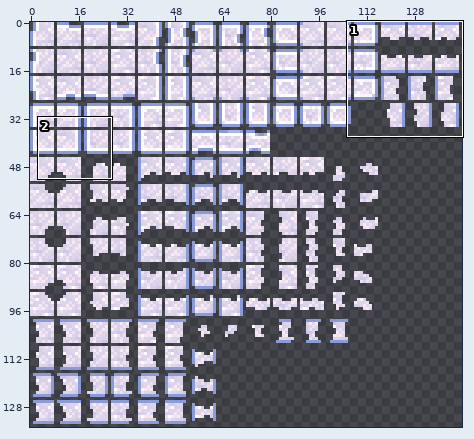
Sprite sheet: Content/SaltFlats/Tiles/Salt/SaltBlockReflectiveMap.png. The first picture is a wide view before the edit; the outline marks the close-up.
Close-up. Old version:
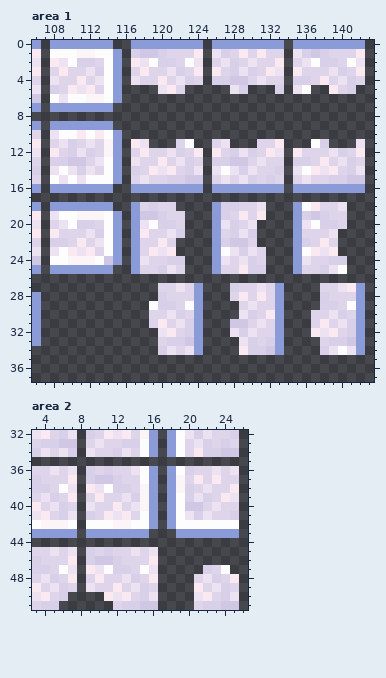
The file is 288x270 pixels, drawn in blocks of 2x2; one block is one cell here. Shown: area 1: x 106..143, y 0..37; area 2: x 3..26, y 32..51. The commit also changed other parts of the picture, which this record leaves out.
And afterwards:
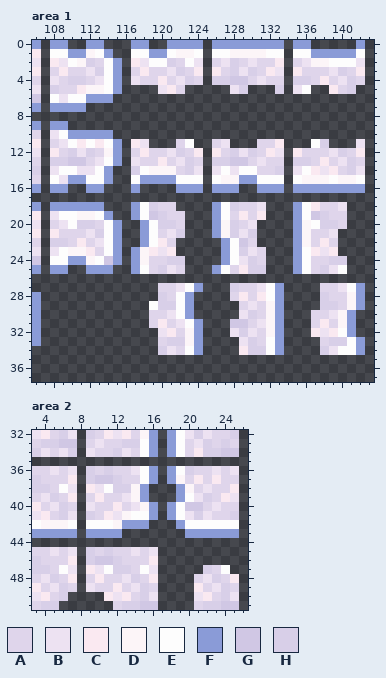
Palette (. is transparent): A #dfd5eb  B #ede2f2  C #fae9f1  D #fcf5f8  E #fdfdfd  F #8a9bd7  G #d0c7e4  H #d8cfe8
Edits made:
--- area 1
@@ x 106..143 @@
- 0 F.FFFFFFF..FFFFFFFF.FFFFFFFF.FFFFFFFF.
- 1 C.EEEDDEEF.HGGHAAAC.BHACACAA.BHGHAAAC.
- 2 B.CBEHHAEF.CBEHHAEB.ABHABAAC.ABEHHAEB.
+ 0 F.FF..FF...FF..FFFF.FFFFFFFF.FF.....F.
+ 1 C.EEFFDEF..EEFFEDDE.EEDDDDEE.EEFFFFFE.
+ 2 B.CBEDHAEF.CBEEHAEB.ABHABAAC.ABDDEEEB.
  3 C.ACAABHEF.ACAABHAC.CAHBHACB.CAAABHAC.
- 4 A.BAACABEF.BAACABHA.HHGGABAA.HHACABHA.
- 5 B.HACBCAEF....BCA.....BH...H.BE..CAH..
- 6 G.EBEEDDEF............................
- 7 F.FFFFFFF.............................
+ 4 A.BAHHABEF.BAACABHA.HHGGABAA.HHACABHA.
+ 5 B.HAACDDEF....BCA.....BH...H.BE..CAH..
+ 6 G.EBEEFFF.............................
+ 7 F.FFFF................................
  8 ......................................
- 9 F.FFFFFFF.............................
-10 A.BEECECEF............................
-11 C.ABHABADF.CB...AE..AB...AAC...EH...B.
+ 9 F.FF..................................
+10 A.BEFFFFF.............................
+11 C.ABECECEF.CB...AE..AB...AAC...EH...B.
 12 B.CAHBHADF.ACAABHAC.CAHBHACB.CAAABHAC.
 13 A.HHGGABEF.BAACABHA.HHGGABAA.HHACABHA.
-14 H.BEBHBAEF.HACBCAHB.BEBHBAAH.BECBCAHB.
-15 A.EBEBEEEF.ABAAHHGG.ABABHAHA.ABAAHHGG.
-16 F.FFFFFFF..FFFFFFFF.FFFFFFFF.FFFFFFFF.
+14 H.BEEBBEF..HEDDDAHB.BEBEEAAH.BECBCAHB.
+15 A.EBFFEEF..EFFFFEEE.EDDFFEEE.EDDDEDDE.
+16 F.FF..FF...F....FFF.FFF..FFF.FFFFFFFF.
 17 ......................................
-18 F.FFFFFFF..FAHAA....FHHAAB...FECAAB...
-19 C.BEEDDDEF.FGGHAA...FHACAC...FHGHAA...
-20 B.ABEHHAEF.FBEHHA...FBHAB....FBEHHA...
-21 C.CAAABHEF.FCAABH...FAHBH....FAAAB....
-22 A.HHACABEF.FAACA....FHGGA....FHACA....
-23 B.BECBCAEF.FACBC....FEBHBA...FECBC....
-24 G.EEDDDEGF.FBAAHH...FBABHA...FBAAHH...
-25 F.FFFFFFF..FAAHBA...FAACHH...FAAHBE...
+18 F.FFFFFF...FEHAA....FEHAAB...FECAAB...
+19 C.BEEDDEF..FEGHAA...FEACAC...FEGHAA...
+20 B.ABEHHAEF..FEHHA...FDHAB....FDEHHA...
+21 C.CAAABHEF..FEABH...FDHBH....FDAAB....
+22 A.HHACABEF..FECA.....FEGA....FDACA....
+23 B.BEDDCAEF.FDCBC.....FEHBA...FECBC....
+24 G.EEFFDEGF.FDAAHH....FEBHA...FEAAHH...
+25 F.FF..FFF..FEAHBA...FEACHH...FEAHBE...
 26 ......................................
-27 ..............AABAF...HAABAF....AABCF.
-28 F.............HAAAF...ACACAF....HAAAF.
-29 F............EHHAEF....ABAAF....HHAEF.
-30 F............AABHAF....BHACF...AABHAF.
-31 F............ACABHF...GGABAF...ACABHF.
-32 F.............BCAHF...BHBAAF...CBCAHF.
-33 F.............AHHGF....BHAHF....AHHGF.
-34 ..............HBABF....CHHGF....HBEBF.
+27 ..............AABEF...HAABEF....AABEF.
+28 F.............HAEF....ACACEF....HAADF.
+29 F............EHHEF.....ABADF....HHADF.
+30 F............AABEF.....BHADF...AABDF..
+31 F............ACABEF...GGABDF...ACADF..
+32 F.............BCADF...BHBADF...CBCEF..
+33 F.............AHHDF....BHAEF....AHHEF.
+34 ..............HBAEF....CHHEF....HBEEF.
 35 ......................................
--- area 2
@@ x 11..22 @@
 37 GHAAEF.FDACA
-38 EHHADF.FDHAB
-39 AABHDF.FEHBH
+38 EHHDF...FDAB
+39 AABDF...FEBH
 40 ACABDF.FEGGA
-41 CBCAEF.FEBHB
-42 EDDEEF.FEEEE
-43 FFFFF...FFFF
+41 CBDEEF.FEBHB
+42 EDFFF...FEEE
+43 FF.......FFF
 44 ............
Where, in picture pixels (left, top, right, bottom), the same in both close-ups:
changed: (68, 40, 365, 355)
changed: (122, 484, 194, 538)
